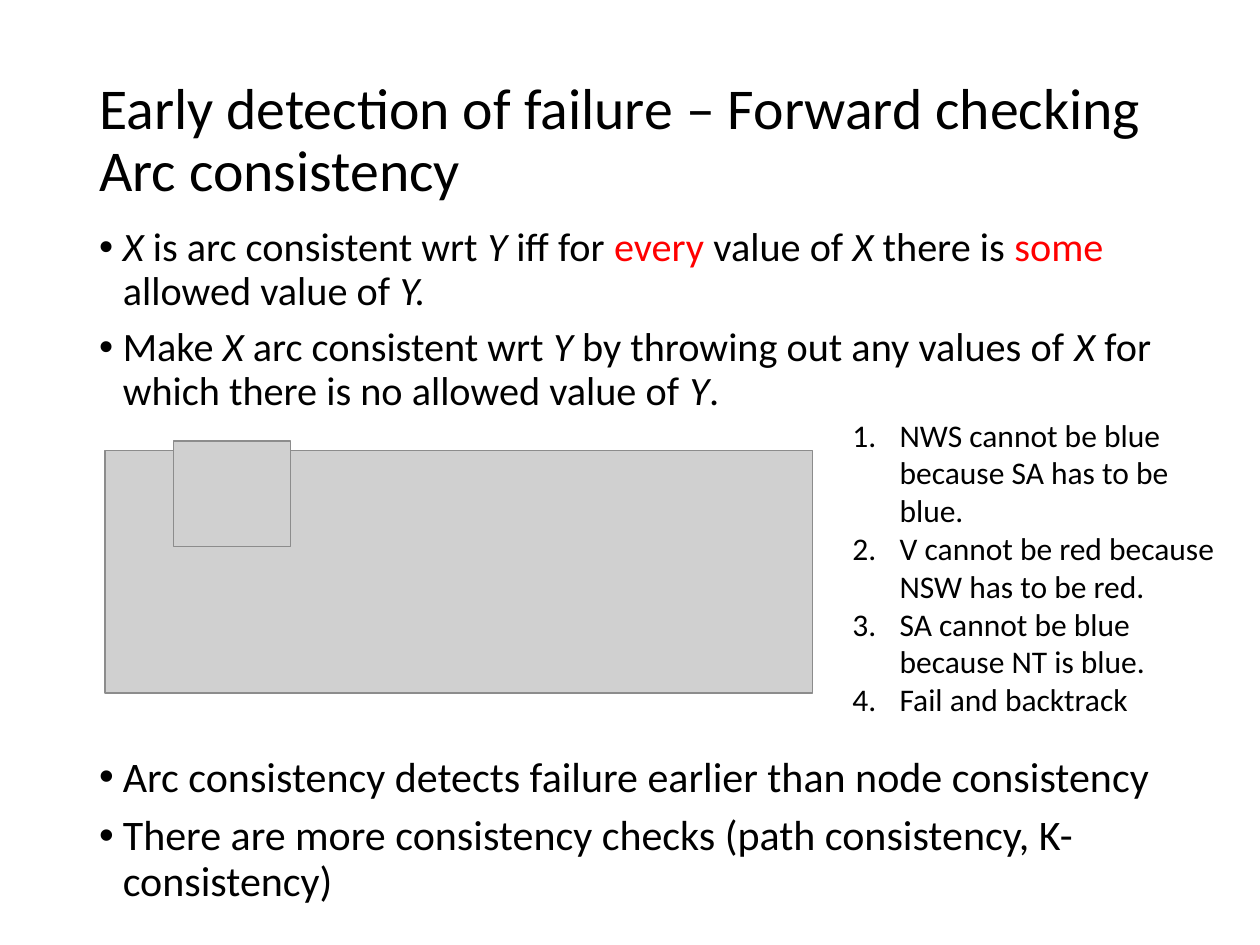
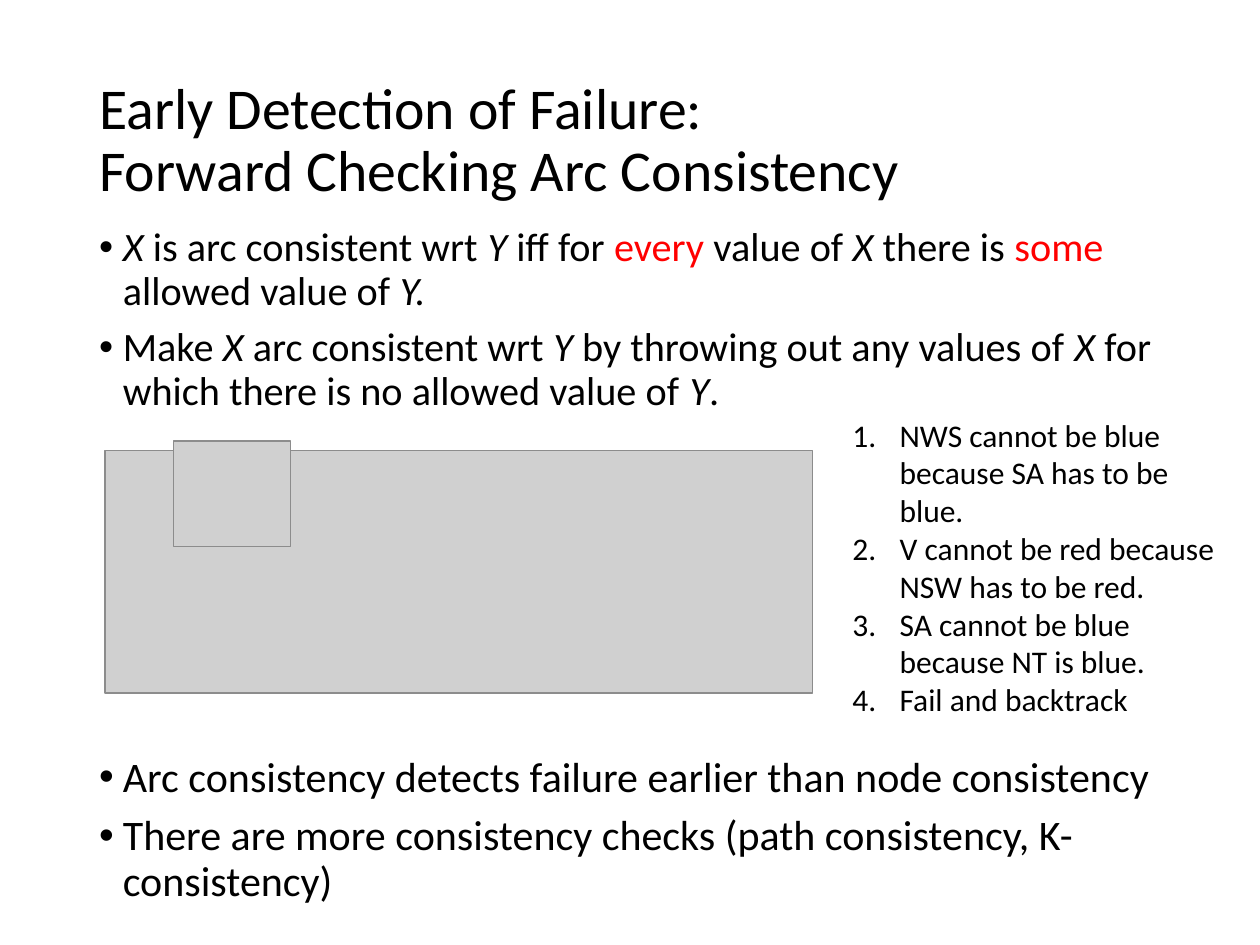
Before and after one commit to mhahsler/CS7320-AI, a slide deck: slide 17 of slides/06_CSP.pptx. Drawn at 1260x945 pixels with LibreOffice and Linux fonts; fonts in the diff are those of the drawing; grey boxes stand for pictures. Boxes give left, top, right and bottom in pixels: in the first picture for what was removed or moved away, otherwise in the second. Text is boxed around its words. In the diff, an @@ line names an element or a change of style, - is before the commit and + after.

```diff
--- a/slides/06_CSP.pptx
+++ b/slides/06_CSP.pptx
@@ title at (x1=99, y1=89, x2=898, y2=201): text changed @@
-Early detection of failure – Forward checking
-Arc consistency
+Early Detection of Failure:
+Forward Checking Arc Consistency
```
Also in this commit, not shown: 11 other slides changed, 1 other file.
